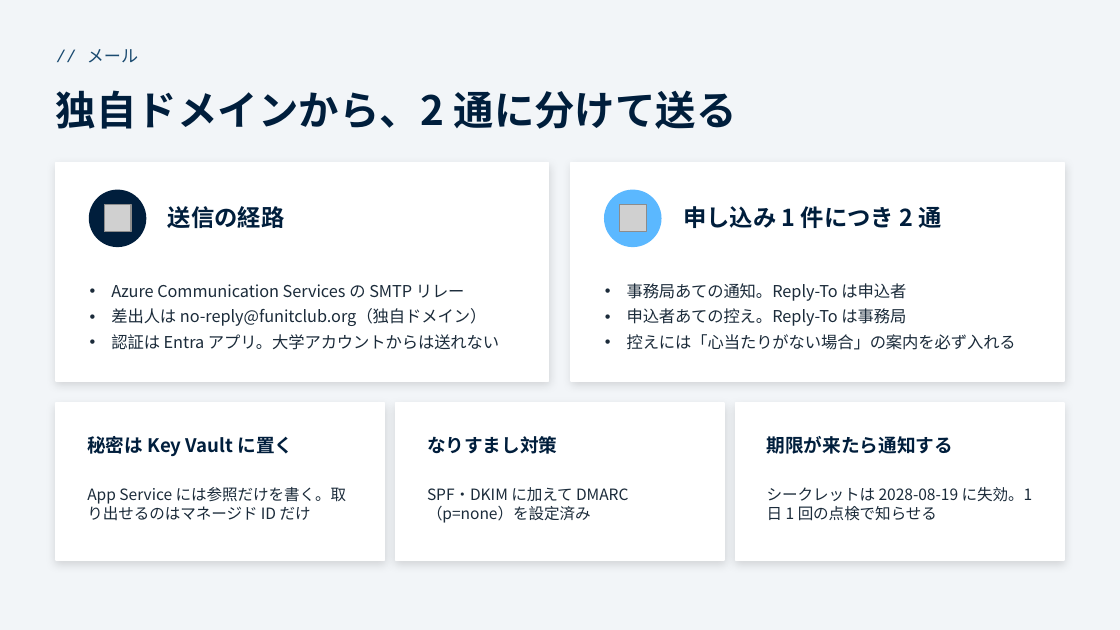
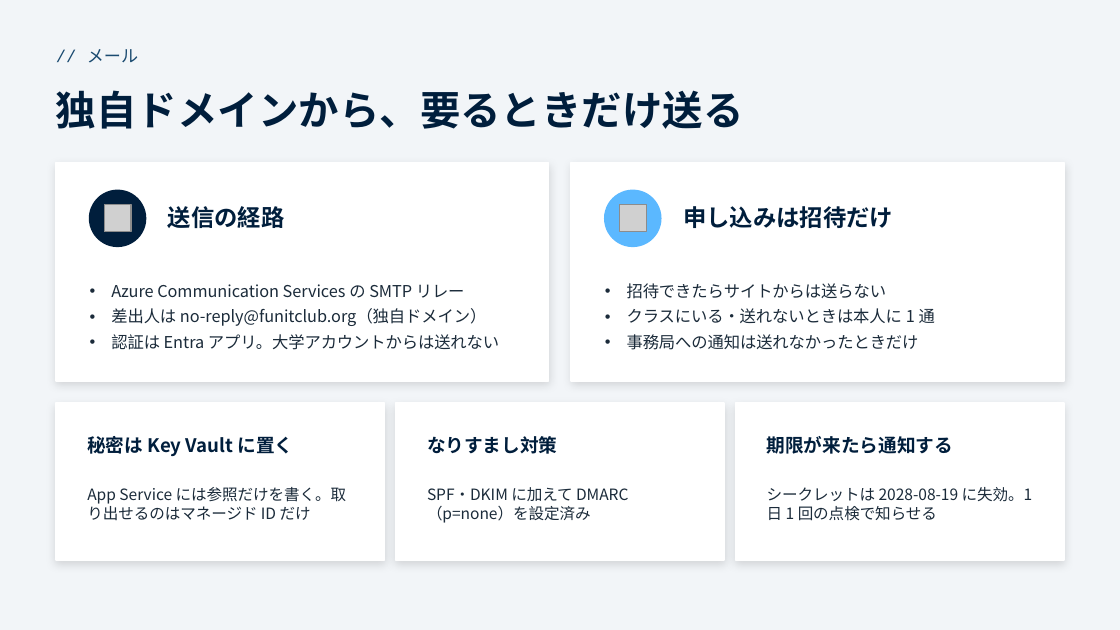
Before and after one commit to funITclub/homepage, a slide deck: slide 10 of static/guide/04_アプリケーション構成.pptx. Drawn at 1120x630 pixels with LibreOffice and Linux fonts; fonts in the diff are those of the drawing; grey boxes stand for pictures. Boxes give left, top, right and bottom in pixels: in the first picture for what was removed or moved away, otherwise in the second. Text is boxed around its words. In the diff, an @@ line names an element or a change of style, - is before the commit and + after.

```diff
--- a/static/guide/04_アプリケーション構成.pptx
+++ b/static/guide/04_アプリケーション構成.pptx
@@ text at (56, 90, 744, 129): text changed @@
-独自ドメインから、2 通に分けて送る
+独自ドメインから、要るときだけ送る
@@ text at (683, 206, 893, 228): text changed @@
-申し込み 1 件につき 2 通
+申し込みは招待だけ
@@ text at (627, 283, 935, 350): text changed @@
-• 事務局あての通知。Reply-To は申込者
-• 申込者あての控え。Reply-To は事務局
-• 控えには「心当たりがない場合」の案内を必ず入れる
+• 招待できたらサイトからは送らない
+• クラスにいる・送れないときは本人に 1 通
+• 事務局への通知は送れなかったときだけ
```
Also in this commit, not shown: 3 other slides changed, 5 other files.
